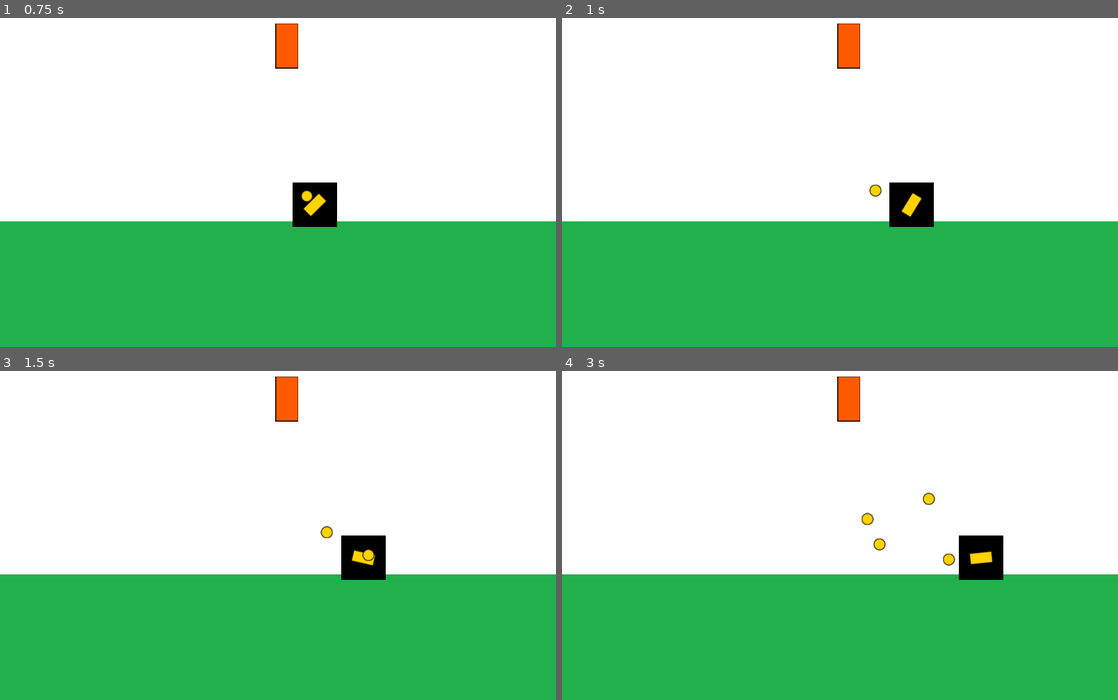
Above: before the commit, frames 1-4 (two rows, left to right).
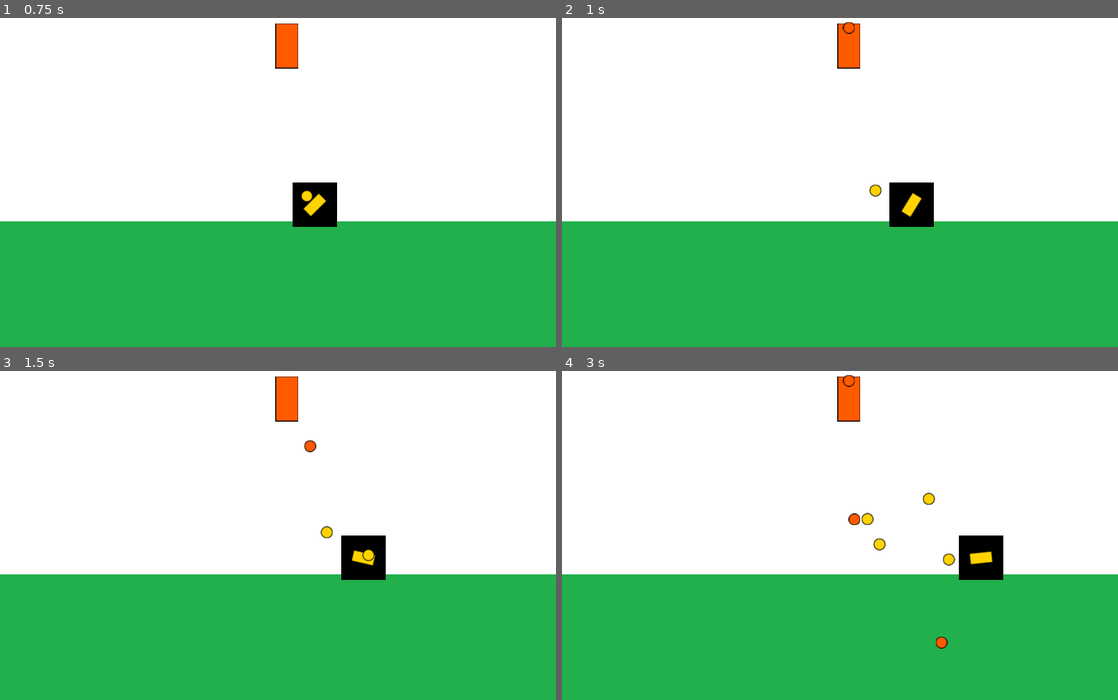
Above: after the commit, the same moments.

Repository: torrestobias/entregas-ipv-torres-tobias
Game: Godot game, scene res://Main.tscn
Same seed, same stepped clock (60 frames per second), same inputs: the game is played once before the commit and once after it.
Inputs (mouse positions are in pixels of both pictures, inside the frame that each line leads up to):
- Up to frame 1 (0.75 s): tap Enter at 0.5 s; move the mouse to (400, 116) at 0.52 s; hold D (move_right) from 0.53 s (still down); click (400, 116) at 0.6 s
- Up to frame 2 (1 s): keep holding D (move_right)
- Up to frame 3 (1.5 s): move the mouse to (166, 512) at 1.27 s; release D (move_right) at 1.28 s; hold A (move_left) from 1.28 s (still down); click (166, 512) at 1.35 s
- Up to frame 4 (3 s): move the mouse to (895, 400) at 2.02 s; release A (move_left) at 2.03 s; hold D (move_right) from 2.03 s (still down); click (895, 400) at 2.1 s; move the mouse to (812, 574) at 2.77 s; click (812, 574) at 2.85 s

Frame 1 is identical in both runs. In frame 2, less than 0.1% of the frame differs, in the area x 50-53%, y 1-5%; in frame 3, less than 0.1%; in frame 4, 0.2%, in the area x 50-70%, y 1-85%.
Error before the commit: Attempt to call function 'start' in base 'null instance' on a null instance. (res://entities/enemies/Turret.gd:14)

Commit message:
cambios en proyecto

Diff:
--- a/entrega-4-torres-tobias/Main.tscn
+++ b/entrega-4-torres-tobias/Main.tscn
@@ -1,10 +1,11 @@
-[gd_scene load_steps=6 format=2]
+[gd_scene load_steps=7 format=2]
 
 [ext_resource path="res://entities/player/Player.tscn" type="PackedScene" id=1]
 [ext_resource path="res://assets/textures/background.png" type="Texture" id=2]
 [ext_resource path="res://assets/textures/floor.png" type="Texture" id=3]
 [ext_resource path="res://Main.gd" type="Script" id=4]
 [ext_resource path="res://entities/enemies/Turret.tscn" type="PackedScene" id=5]
+[ext_resource path="res://entities/enemies/Projectile.tscn" type="PackedScene" id=6]
 
 [node name="Main" type="Node"]
 script = ExtResource( 4 )
@@ -33,3 +34,4 @@
 
 [node name="Turret" parent="." instance=ExtResource( 5 )]
 position = Vector2( 413, 166 )
+projectile_scene = ExtResource( 6 )
--- a/entrega-4-torres-tobias/entities/enemies/Turret.gd
+++ b/entrega-4-torres-tobias/entities/enemies/Turret.gd
@@ -4,14 +4,14 @@
 
 onready var fire_position:Position2D = $FirePosition
 
+var player
+
 var projectile_container:Node
-
-var player
 
 func set_values(player, projectile_container):
 	self.player = player
 	self.projectile_container = projectile_container
-	$Time.start()
+	$Timer.start()
 
 
 func _on_Timer_timeout():
@@ -20,7 +20,7 @@
 func fire():
 	var projectile:Projectile = projectile_scene.instance()
 	projectile_container.add_child(projectile)
-	projectile.set_starting_values($Position2D.global_position, (player.globlal_position - fire_position.global_position).normalized())
+	projectile.set_starting_values(fire_position.global_position, (player.global_position - fire_position.global_position).normalized())
 	projectile.connect("delete_requested", self, "_on_projectile_delete_requested")
 
 func _on_projectile_delete_requested(projectile):
